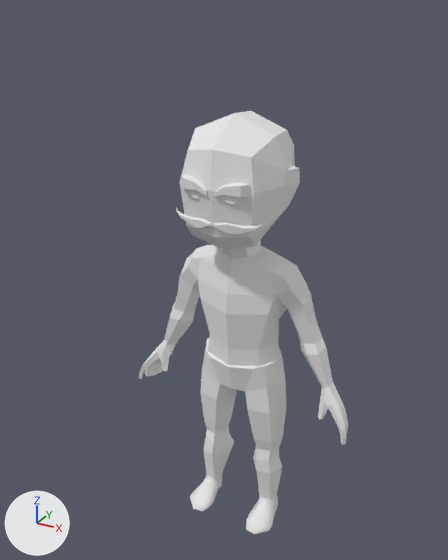
The FBX model Assets/ArtStuff/Meshes/mesh_character/Character.fbx, before and after one commit.
Both versions are drawn from a camera (50 mm lens) standing at (3.41, -6.55, 6.91) and looking at (-0.21, 0.03, 3.61). Arrows for +X, +Y and +Z are at lower left; the lights stay in place. Where no turn or scale is listed for an object, it has been applied to the vertices.

In view in the first picture: 'Character_Complete_Male.001'.
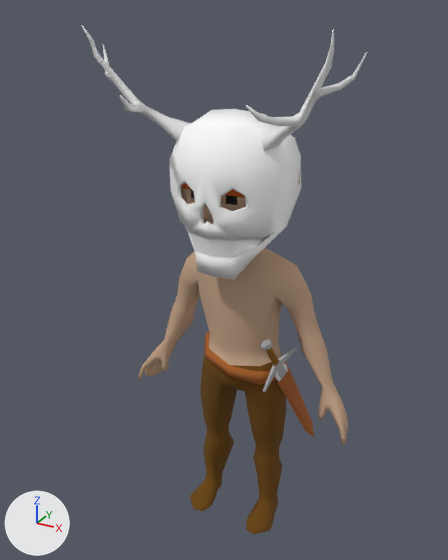
The newer file is also rescaled (x0.229), turned or shifted as a whole; pictures and numbers use the older file's frame.

Boxes [x1, y1, x2, y2] around the edits, measured in the pictures (448 x 560 px; the box of a moved part takes in the faces that stretch with it):
'Character_Complete_Male.001', reshaped (36% wider, 20% taller): before [139, 111, 348, 534]; after [82, 25, 367, 534]
part 1 of me_circle_000, added: after [170, 109, 301, 279]
part 2 of me_circle_000, added: after [263, 348, 297, 392]
part 3 of me_circle_000, added: after [246, 29, 367, 151]
part 4 of me_circle_000, added: after [82, 25, 191, 141]
part 5 of me_circle_000, added (brown): after [204, 332, 288, 385]
part 6 of me_circle_000, added (brown): after [278, 368, 314, 436]
part 7 of me_circle_000, added: after [266, 348, 279, 366]
part 8 of me_circle_000, built on: before [268, 296, 293, 320]; after [261, 296, 293, 351]
part 9 of me_circle_000, deleted: before [176, 208, 263, 234]
part 10 of me_circle_000, moved or reshaped: [189, 280, 200, 299] in both
part 11 of me_circle_000, recoloured (grey to brown): [139, 126, 348, 534] in both

What the commit changed:
Picture 'Weapons texture2.jpg' (img_weapons_texture2_jpg) is new.
Material 'Alles' (mat_alles) is new.
Its texture is img_weapons_texture2_jpg.
Its roughness is 1.0.
me_circle_000 is used by ob_character_complete_male_001; location (0.0, 0.0, 0.0).
Verts and faces of me_circle_000; kept vertices keep their numbers, new ones are numbered from 558.
Before the commit, vertices of me_circle_000: 355 (-0.64, 0.19, 3.33).
me_circle_000 had 558 vertices, 556 faces and spanned x -1.64..1.64, y -0.68..0.89, z -0.11..5.8.
me_circle_000 now has 959 vertices, 938 faces and spans x -1.64..1.64, y -1.23..1.22, z -0.11..6.73.
me_circle_000 part 1: a new loose piece of 148 vertices spanning x -0.77..0.75, y -0.78..0.19, z 3.93..5.84, in mat_alles (picture img_weapons_texture2_jpg).
me_circle_000 part 2: a new loose piece of 68 vertices spanning x 0.53..0.76, y -0.28..0.33, z 2.2..2.71, in mat_alles (picture img_weapons_texture2_jpg).
me_circle_000 part 3: a new loose piece of 64 vertices spanning x 0.42..1.58, y -1.23..-0.18, z 5.43..6.73, in mat_alles (picture img_weapons_texture2_jpg).
me_circle_000 part 4: a new loose piece of 64 vertices spanning x -1.6..-0.44, y -1.23..-0.18, z 5.43..6.73, in mat_alles (picture img_weapons_texture2_jpg).
me_circle_000 part 5: a new loose piece of 40 vertices spanning x -0.65..0.68, y -0.27..0.6, z 2.27..2.63, in mat_alles (picture img_weapons_texture2_jpg).
me_circle_000 part 6: a new loose piece of 27 vertices spanning x 0.62..0.78, y 0.0..1.22, z 0.65..2.44, in mat_alles (picture img_weapons_texture2_jpg).
me_circle_000 part 7: a new loose piece of 24 vertices spanning x 0.58..0.66, y -0.35..-0.03, z 2.61..3.04, in mat_alles (picture img_weapons_texture2_jpg).
Part 8, on me_circle_000:
1 vertex moves from x 0.64, y 0.19, z 3.33 to x 0.57, y 0.19, z 3.44.
12 vertices are added at x 0.54..0.66, y -0.41..-0.26, z 2.97..3.11.
20 new faces join them.
Part 9, on me_circle_000:
46 vertices are removed from x -0.58..0.58, y -0.65..-0.48, z 4.51..4.69.
46 faces are deleted.
Part 10, on me_circle_000:
Vertex 355 moves to (-0.57, 0.19, 3.44).
me_circle_000 part 11: 510 faces spanning x -1.64..1.64, y -0.68..0.89, z -0.11..5.8 switch from mat_material_015 (white #e7e7e7) to mat_alles (picture img_weapons_texture2_jpg).
me_circle_000 part 12: the surface is now shaded smooth.
